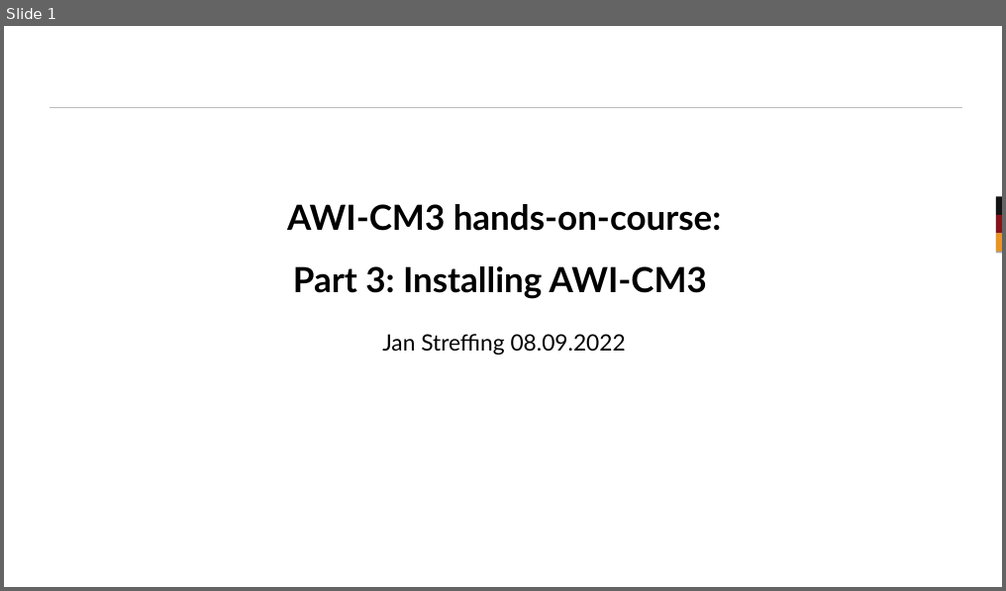
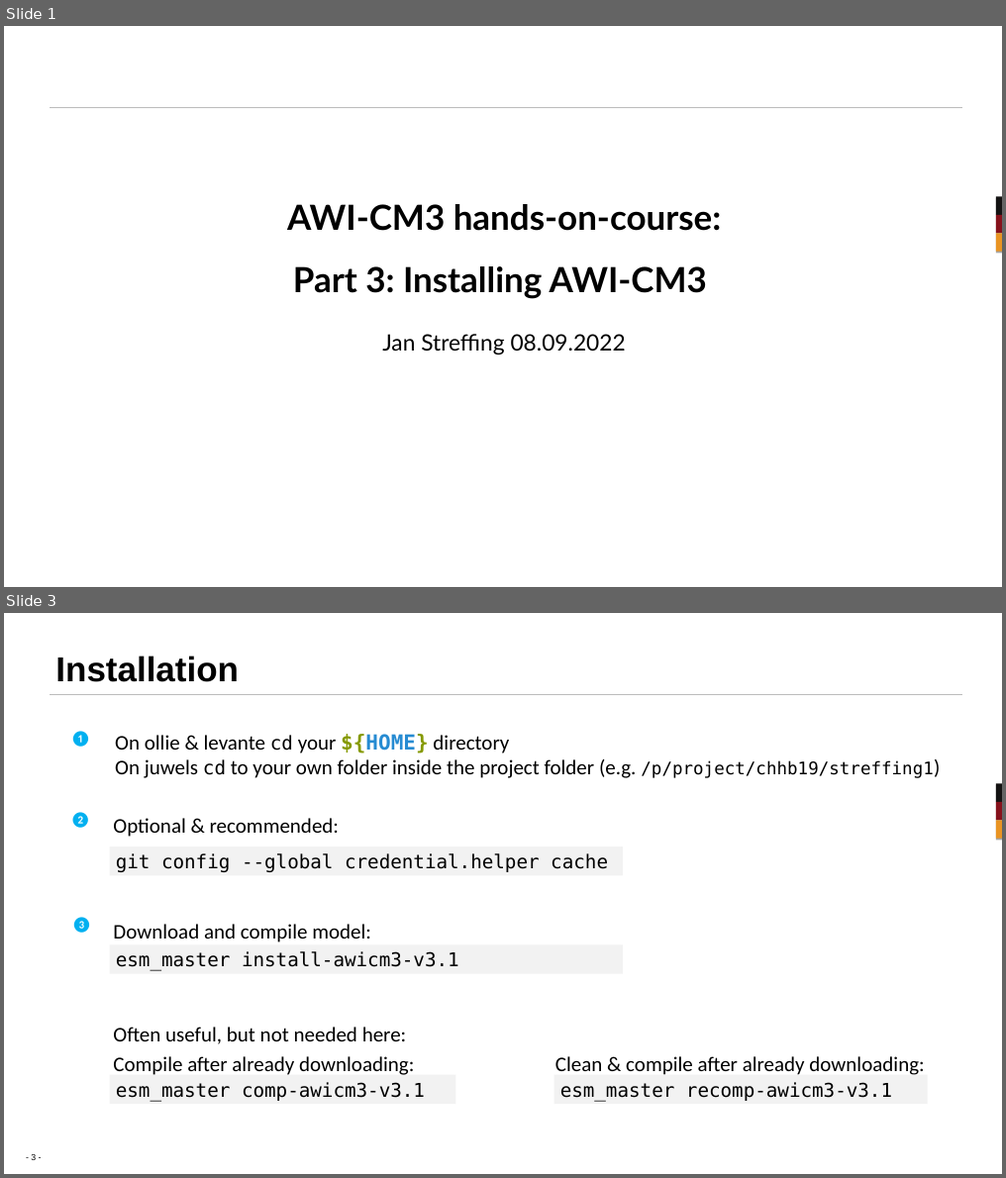
Before and after one commit to AWI-CM3/hands-on-course, a slide deck: 03_install_awicm3.odp. Shown one above the other, each under a label of ours: slide 1 before the commit, slides 1 and 3 after it; the slides between them are not shown. The pictures are 1006x591 and 1006x1178 pixels, drawn with LibreOffice and Linux fonts; fonts in the diff are those of the drawing; background and template pictures are left out. Boxes give left, top, right and bottom in pixels: in the first picture for what was removed or moved away, otherwise in the second. Text is boxed around its words. In the diff, an @@ line names an element or a change of style, - is before the commit and + after.

Commit message:
adding install odps

```diff
--- a/03_install_awicm3.odp
+++ b/03_install_awicm3.odp
@@ slide 3 added at (x1=4, y1=613, x2=1002, y2=1174), background #FFFFFF; not listed: 4 template elements that a slide beside it also shows @@
@@ text added at (x1=55, y1=656, x2=238, y2=682), 40 pt, text #000000, bold @@
+Installation
@@ text added at (x1=70, y1=731, x2=91, y2=749), 18 pt, text #00B0F0 @@
+❶
@@ text added at (x1=115, y1=734, x2=933, y2=778), 24 pt, text #000000 @@
+On ollie & levante cd your ${HOME} directory
+On juwels cd to your own folder inside the project folder (e.g. /p/project/chhb19/streffing1)
@@ text added at (x1=70, y1=812, x2=91, y2=830), 18 pt, text #00B0F0 @@
+❷
@@ text added at (x1=113, y1=818, x2=339, y2=837), 24 pt, text #000000 @@
+Optional & recommended:
@@ rectangle added at (x1=109, y1=847, x2=623, y2=876), fill #F2F2F2, 22 pt, text #000000 @@
+git config --global credential.helper cache
@@ text added at (x1=71, y1=916, x2=92, y2=934), 18 pt, text #00B0F0 @@
+❸
@@ text added at (x1=113, y1=924, x2=371, y2=943), 24 pt, text #000000 @@
+Download and compile model:
@@ rectangle added at (x1=109, y1=945, x2=623, y2=974), fill #F2F2F2, 22 pt, text #000000 @@
+esm_master install-awicm3-v3.1
@@ text added at (x1=113, y1=1027, x2=407, y2=1045), 24 pt, text #000000 @@
+Often useful, but not needed here:
@@ text added at (x1=113, y1=1057, x2=414, y2=1075), 24 pt, text #000000 @@
+Compile after already downloading:
@@ text added at (x1=555, y1=1057, x2=924, y2=1075), 24 pt, text #000000 @@
+Clean & compile after already downloading:
@@ rectangle added at (x1=109, y1=1075, x2=455, y2=1104), fill #F2F2F2, 22 pt, text #000000 @@
+esm_master comp-awicm3-v3.1
@@ rectangle added at (x1=554, y1=1075, x2=927, y2=1104), fill #F2F2F2, 22 pt, text #000000 @@
+esm_master recomp-awicm3-v3.1
@@ page number added at (x1=31, y1=1155, x2=36, y2=1160), 10 pt, text #000000 @@
+- 3 -
```
Also in this commit, not shown: 3 other slides added, 2 other files.
